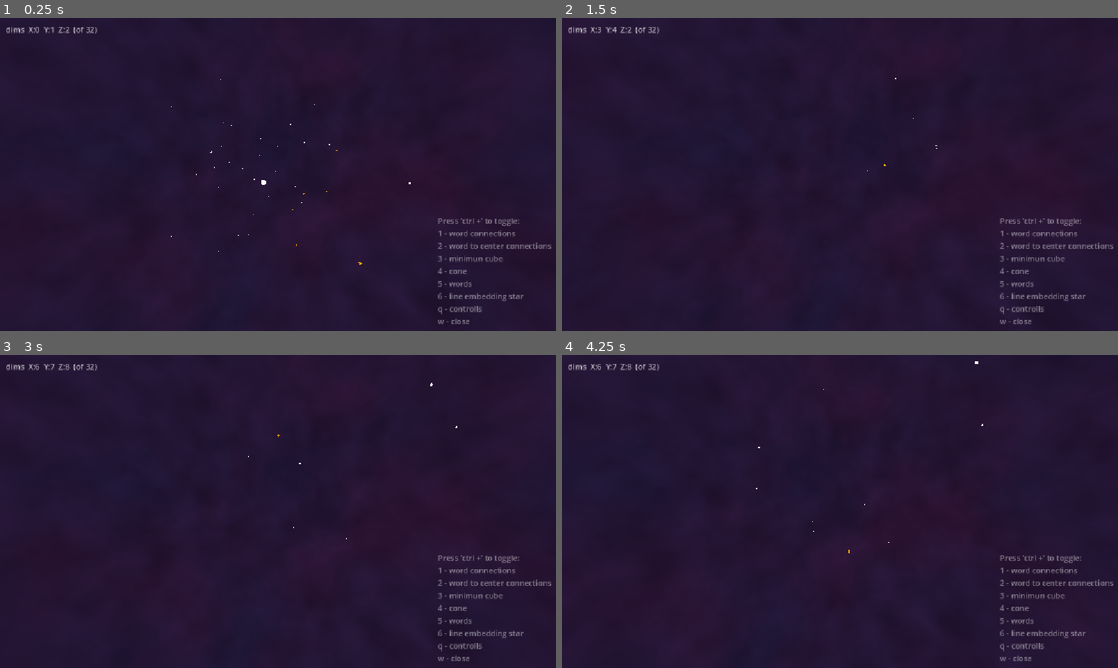
Above: before the commit, frames 1-4 (two rows, left to right).
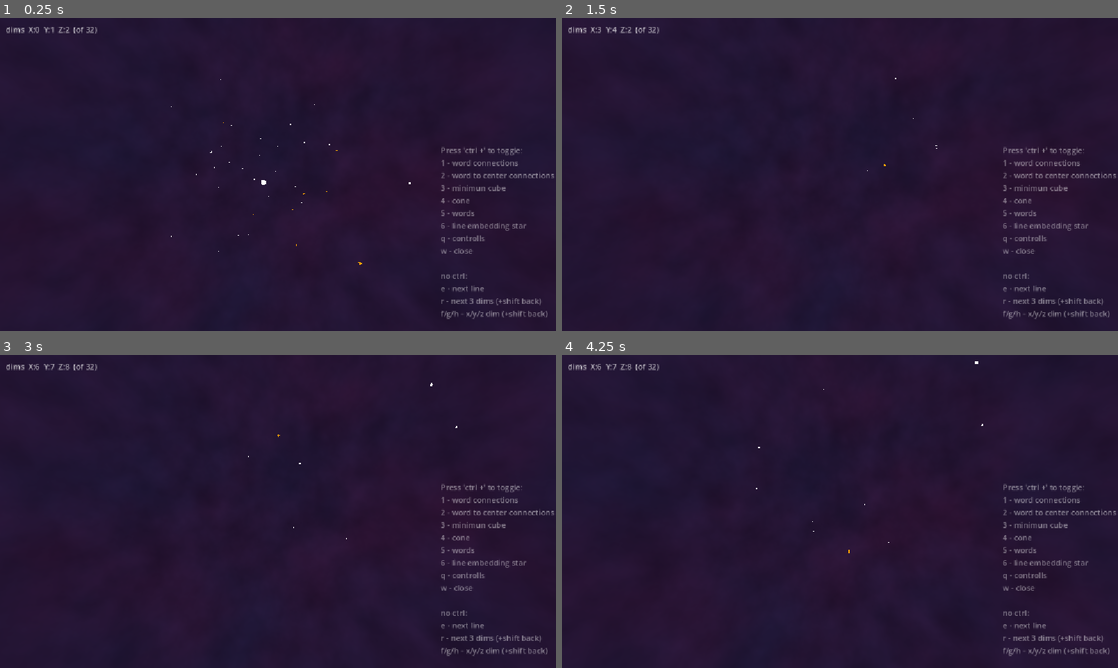
Above: after the commit, the same moments.

Repository: JohnnyEch0/embedding-test
Game: Godot game, scene res://main.tscn
Two runs of this game, one before a commit and one after it. Both use one fixed random seed, a clock stepped at 60 frames per second and the inputs below.
Inputs (mouse positions are in pixels of both pictures, inside the frame that each line leads up to):
- Up to frame 1 (0.25 s): no input
- Up to frame 2 (1.5 s): tap Enter at 0.5 s; move the mouse to (867, 174) at 0.52 s; hold W (move_forward) from 0.53 s (still down); tap F (dim_x_plus) at 0.6 s; tap Space (move_up) at 1.25 s; move the mouse to (812, 174) at 1.27 s; tap G (dim_y_plus) at 1.35 s
- Up to frame 3 (3 s): keep holding W (move_forward); tap Enter at 2 s; move the mouse to (289, 505) at 2.02 s; tap H (dim_z_plus) at 2.1 s; tap Space (move_up) at 2.75 s; move the mouse to (272, 517) at 2.77 s; tap R (next_dims) at 2.85 s
- Up to frame 4 (4.25 s): keep holding W (move_forward); tap Enter at 3.5 s; move the mouse to (878, 514) at 3.52 s; hold E (next_line) from 3.53 s (still down)

The runs differ from the first frame. In frame 1, 2.1% of the frame differs, in the area x 78-100%, y 41-98%; in frame 2, 2.1%; in frame 3, 2.1%; in frame 4, 2.1%.

Commit message:
Fix: Input Label thing fully on screen now

Diff:
--- a/godot/main.tscn
+++ b/godot/main.tscn
@@ -62,10 +62,10 @@
 [node name="CanvasLayer" type="CanvasLayer" parent="." unique_id=118139904]
 
 [node name="Label" type="Label" parent="CanvasLayer" unique_id=1489413485]
-offset_left = 907.0
-offset_top = 408.0
-offset_right = 1142.0
-offset_bottom = 639.0
+offset_left = 913.0
+offset_top = 262.0
+offset_right = 1148.0
+offset_bottom = 649.0
 text = "Press 'ctrl +' to toggle:
 1 - word connections
 2 - word to center connections
